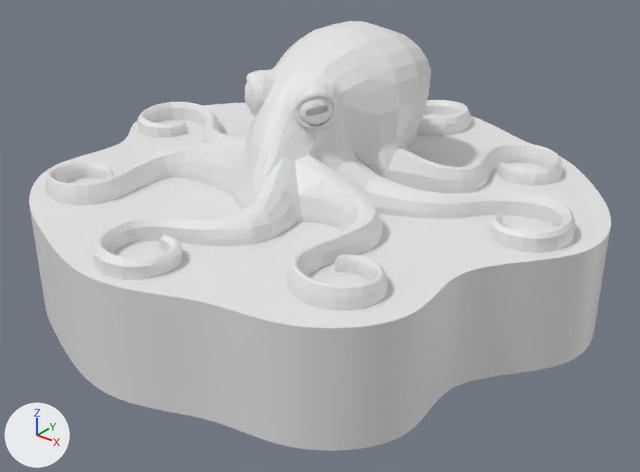
A saved change to the Blender file octo-candle/octo-candle.blend.
One viewpoint serves both versions: a camera (50 mm lens) standing at (91.9, -113.4, 59.4) and looking at (4.4, -4.0, -8.4). The lights are fixed; the arrows at lower left show +X, +Y and +Z.

In view in the first picture: 'Cylinder', 'Octopus4'.
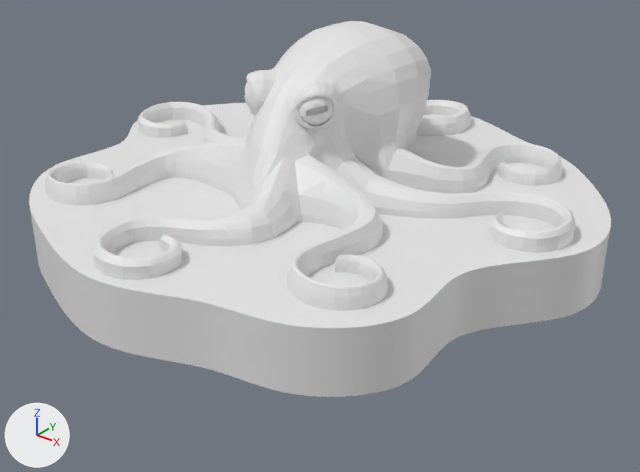
Edits to the bpy script that builds the scene:
```text
Change ob_cylinder:
    ob_cylinder.location: (0.0, 0.0, -9.4) -> (0.0, 0.0, -5.0)
    ob_cylinder.scale: (50.8, 50.8, 9.7) -> (50.8, 50.8, 5.27)
```

Boxes (x1, y1, x2, y2) around the edits, measured in the pictures (640 x 472 px):
'Cylinder', moved, rescaled (15% shorter)
    before: (29, 102, 611, 451)
    after: (29, 102, 611, 397)
